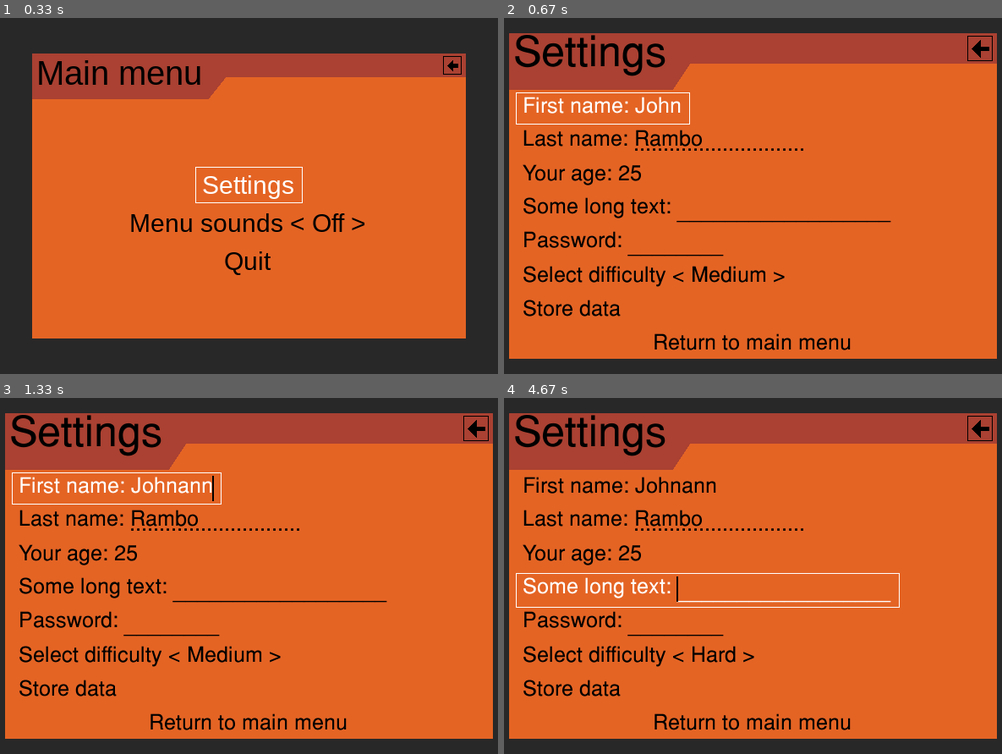
Above: before the commit, frames 1-4 (two rows, left to right).
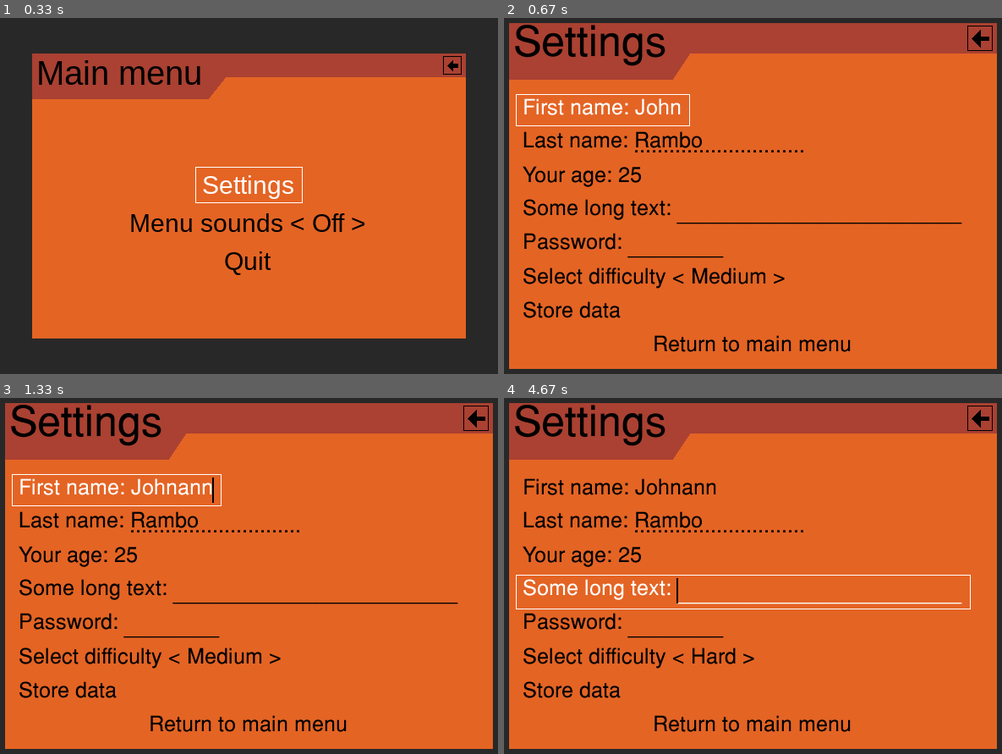
Above: after the commit, the same moments.

Repository: ppizarror/pygame-menu
Game: pygame game, started from example3.py
Same seed, same stepped clock (60 frames per second), same inputs: the game is played once before the commit and once after it.
Inputs (mouse positions are in pixels of both pictures, inside the frame that each line leads up to):
- Up to frame 1 (0.33 s): no input
- Up to frame 2 (0.67 s): tap Enter at 0.33 s
- Up to frame 3 (1.33 s): type "ann" at 0.67 s; tap Enter at 1 s; press the mouse at (478, 419) at 1.25 s
- Up to frame 4 (4.67 s): move the mouse to (857, 533) at 1.35 s; release the mouse at (733, 650) at 1.48 s; click (563, 693) at 1.6 s; press the mouse at (563, 693) at 1.92 s; move the mouse to (568, 597) at 2.02 s; release the mouse at (578, 501) at 2.15 s; press the mouse at (638, 661) at 2.25 s; move the mouse to (608, 636) at 2.35 s; release the mouse at (578, 615) at 2.48 s; press the mouse at (663, 526) at 2.58 s; move the mouse to (708, 625) at 2.68 s; release the mouse at (757, 725) at 2.82 s; type "a" at 2.88 s; tap Enter at 3.02 s; press the mouse at (583, 558) at 3.42 s; move the mouse to (688, 547) at 3.52 s; release the mouse at (792, 536) at 3.65 s; press the mouse at (583, 558) at 3.75 s; move the mouse to (598, 586) at 3.85 s; release the mouse at (613, 615) at 3.98 s; press the mouse at (743, 593) at 4.08 s; move the mouse to (748, 586) at 4.18 s; release the mouse at (748, 583) at 4.32 s; press the mouse at (583, 558) at 4.42 s; move the mouse to (578, 551) at 4.52 s; release the mouse at (573, 547) at 4.65 s

Frame 1 is identical in both runs. In frame 2, 15% of the frame differs, in the area x 1-99%, y 1-99%; in frame 3, 15%; in frame 4, 16%.

Commit message:
Added test widget id

Diff:
--- a/example3.py
+++ b/example3.py
@@ -129,7 +129,7 @@
                                 font_size_title=50,
                                 menu_alpha=100,
                                 menu_color=MENU_BACKGROUND_COLOR,
-                                menu_height=int(WINDOW_SIZE[1] * 0.8),
+                                menu_height=int(WINDOW_SIZE[1] * 0.85),
                                 menu_width=int(WINDOW_SIZE[0] * 0.9),
                                 onclose=pygameMenu.events.DISABLE_CLOSE,
                                 title='Settings',
@@ -155,7 +155,7 @@
                              input_type=pygameMenu.locals.INPUT_INT,
                              enable_selection=False)
 settings_menu.add_text_input('Some long text: ',
-                             maxwidth=14,
+                             maxwidth=19,
                              textinput_id='long_text',
                              input_underline='_')
 settings_menu.add_text_input('Password: ',
--- a/test/test_menu.py
+++ b/test/test_menu.py
@@ -52,6 +52,7 @@
         """
         Test depth of a menu.
         """
+        self.menu.clear()
         self.assertEqual(self.menu._get_depth(), 0)
 
         # Adds some menus
@@ -76,7 +77,8 @@
         self.assertEqual(menu.get_title(), 'submenu 10')
 
         """
-        Submenu 10 has not changed to any, so back will not affect it
+        Submenu 10 has not changed to any, so back will not affect it,
+        but mainmenu will reset 1 unit
         """
         menu._back()
         self.assertEqual(menu.get_title(), 'submenu 10')
@@ -84,15 +86,42 @@
         """
         Mainmenu has changed, go back changes from submenu 10 to 9
         """
+        self.assertEqual(self.menu._get_depth(), 9)
         self.menu._back()
-        self.assertEqual(self.menu._get_depth(), 9)
+        self.assertEqual(self.menu._get_depth(), 8)
         self.assertEqual(self.menu.get_title(), 'mainmenu')
-        self.assertEqual(self.menu.get_title(True), 'submenu 9')
+        self.assertEqual(self.menu.get_title(True), 'submenu 8')
 
         """
         Full go back (reset)
         """
-        self.menu.reset()
+        self.menu.full_reset()
+        self.assertEqual(self.menu._get_depth(), 0)
+        self.assertEqual(self.menu.get_title(True), 'mainmenu')
+
+    # noinspection PyArgumentEqualDefault
+    def test_get_widget(self):
+        """
+        Tests widget status.
+        """
+        self.menu.clear()
+
+        widget = self.menu.add_text_input('test', 'some_id')
+        widget_found = self.menu.get_widget('some_id')
+        self.assertEqual(widget, widget_found)
+
+        # Add a widget to a deepest menu
+        prev_menu = self.menu
+        for i in range(11):
+            menu = create_generic_menu()
+            prev_menu.add_option('menu', menu)
+            prev_menu = menu
+
+        # Add a deep input
+        deep_widget = prev_menu.add_text_input('title', 'deep_id')
+
+        self.assertEqual(self.menu.get_widget('deep_id', recursive=False), None)
+        self.assertEqual(self.menu.get_widget('deep_id', recursive=True), deep_widget)
 
 
 if __name__ == '__main__':
Not shown, changed: README.md
